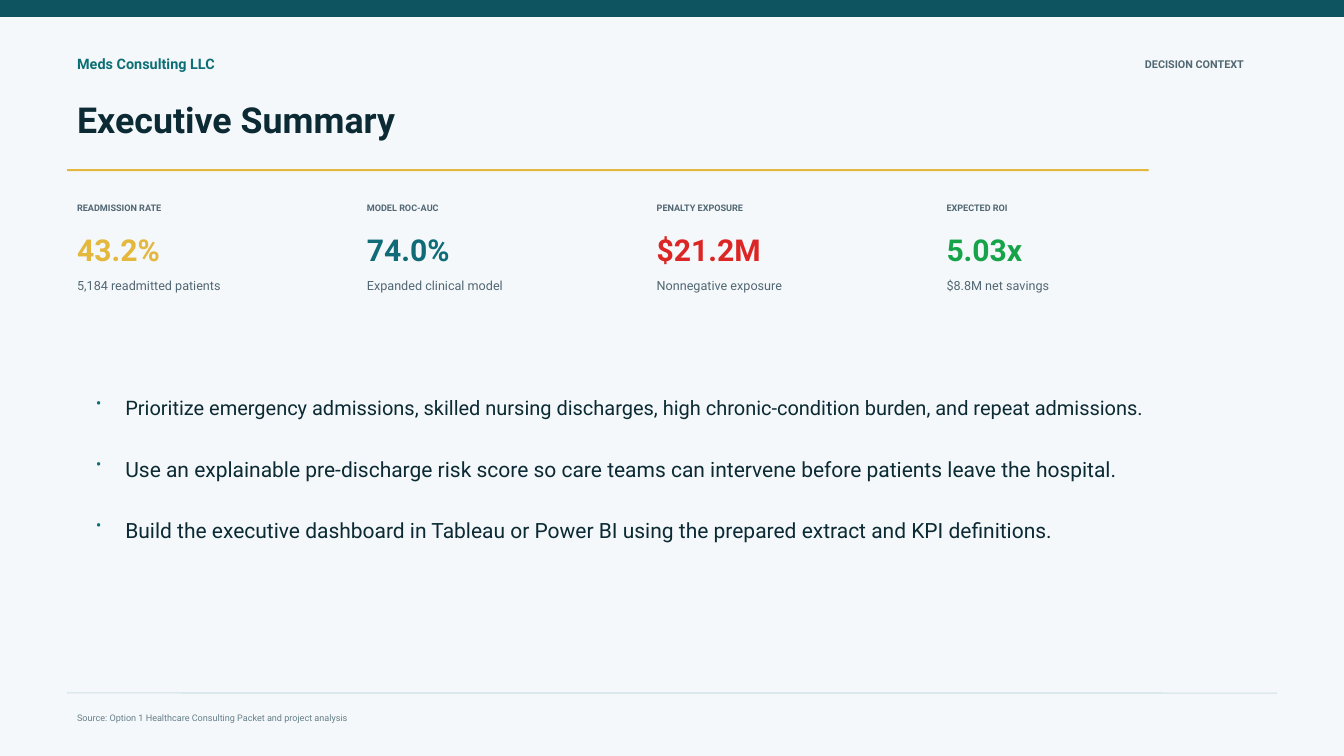
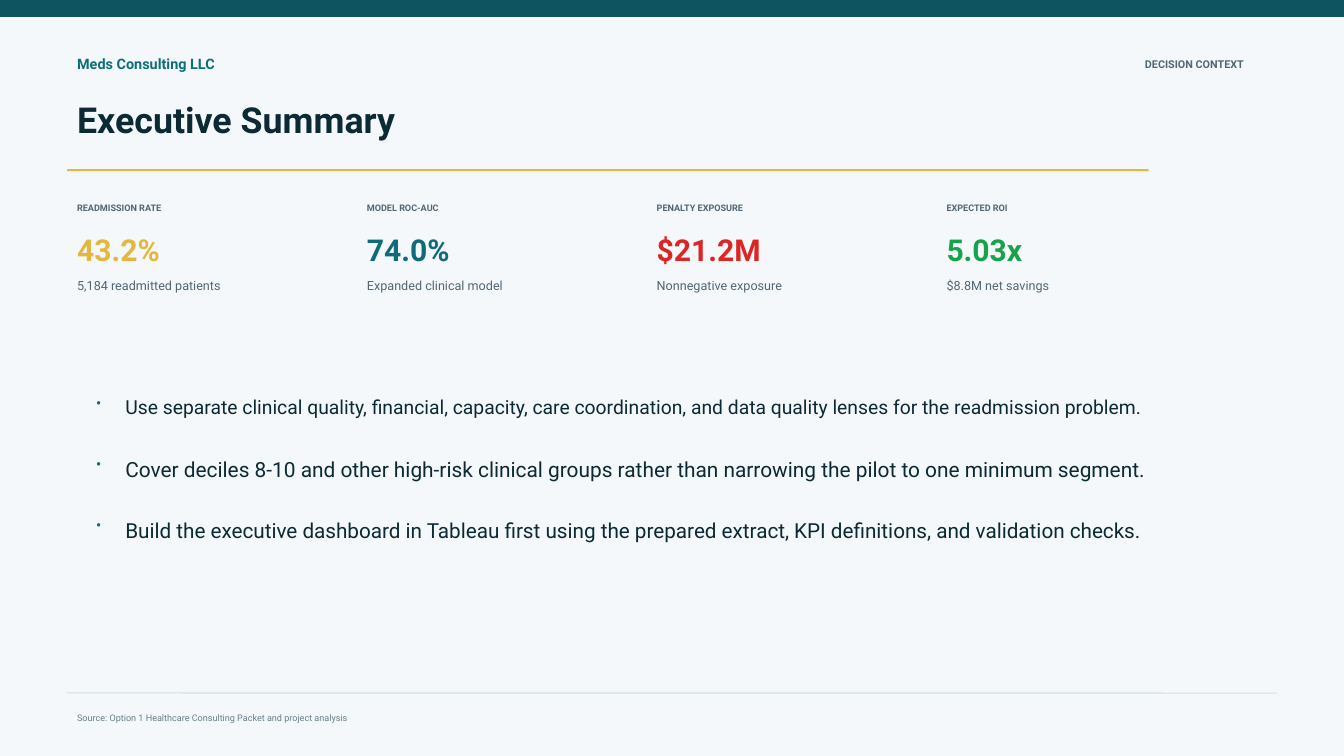
Before and after one commit to BostonSupremeMantou/onsite_project, a slide deck: slide 2 of deliverables/07_executive_board_presentation/final/nhn_readmission_board_presentation.pptx. Drawn at 1344x756 pixels with LibreOffice and Linux fonts; fonts in the diff are those of the drawing. Boxes give left, top, right and bottom in pixels: in the first picture for what was removed or moved away, otherwise in the second. Text is boxed around its words. In the diff, an @@ line names an element or a change of style, - is before the commit and + after.

```diff
--- a/deliverables/07_executive_board_presentation/final/nhn_readmission_board_presentation.pptx
+++ b/deliverables/07_executive_board_presentation/final/nhn_readmission_board_presentation.pptx
@@ text at (125,399,1141,418): text changed; size 14.3 to 13.8 pt @@
-Prioritize emergency admissions, skilled nursing discharges, high chronic-condition burden, and repeat admissions.
+Use separate clinical quality, financial, capacity, care coordination, and data quality lenses for the readmission problem.
@@ text at (125,461,1145,482): text changed; size 15 to 14.9 pt @@
-Use an explainable pre-discharge risk score so care teams can intervene before patients leave the hospital.
+Cover deciles 8-10 and other high-risk clinical groups rather than narrowing the pilot to one minimum segment.
@@ text at (125,522,1141,543): text changed; size 15 to 14.8 pt @@
-Build the executive dashboard in Tableau or Power BI using the prepared extract and KPI definitions.
+Build the executive dashboard in Tableau first using the prepared extract, KPI definitions, and validation checks.
```
Also in this commit, not shown: 5 other slides changed, 10 other files.
